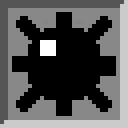
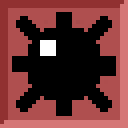
Before/after of a w=128, h=128 layered artwork. What changed in the layer stack:
added layer "Layer 13" (42%) above "Layer 10" over [0, 0, 128, 128]
